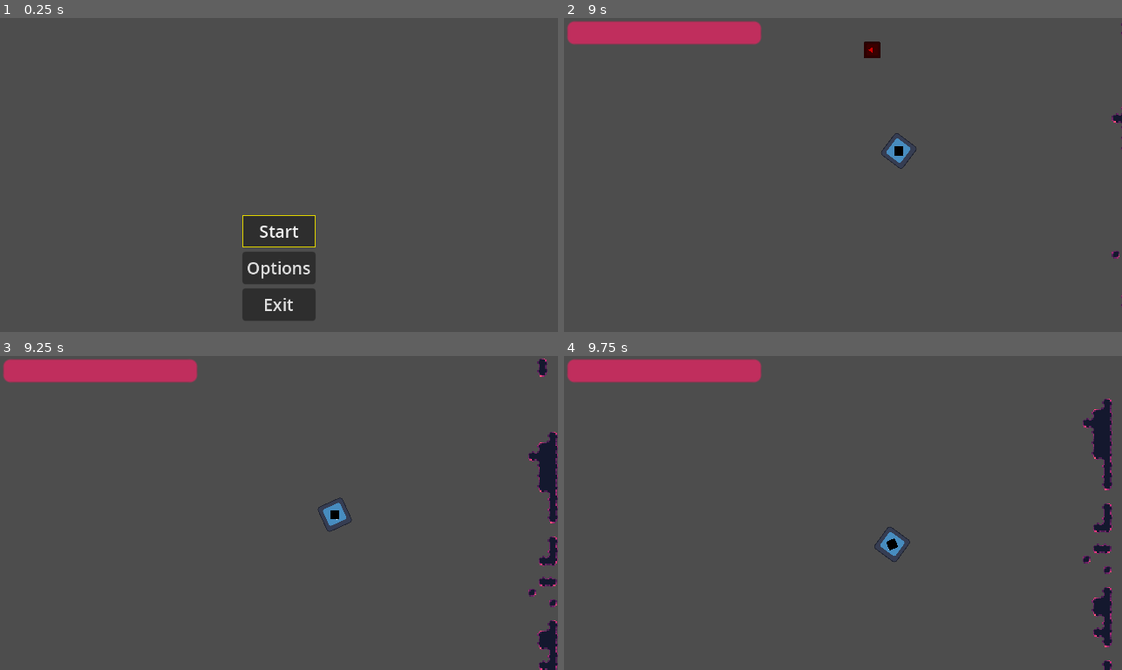
Above: before the commit, frames 1-4 (two rows, left to right).
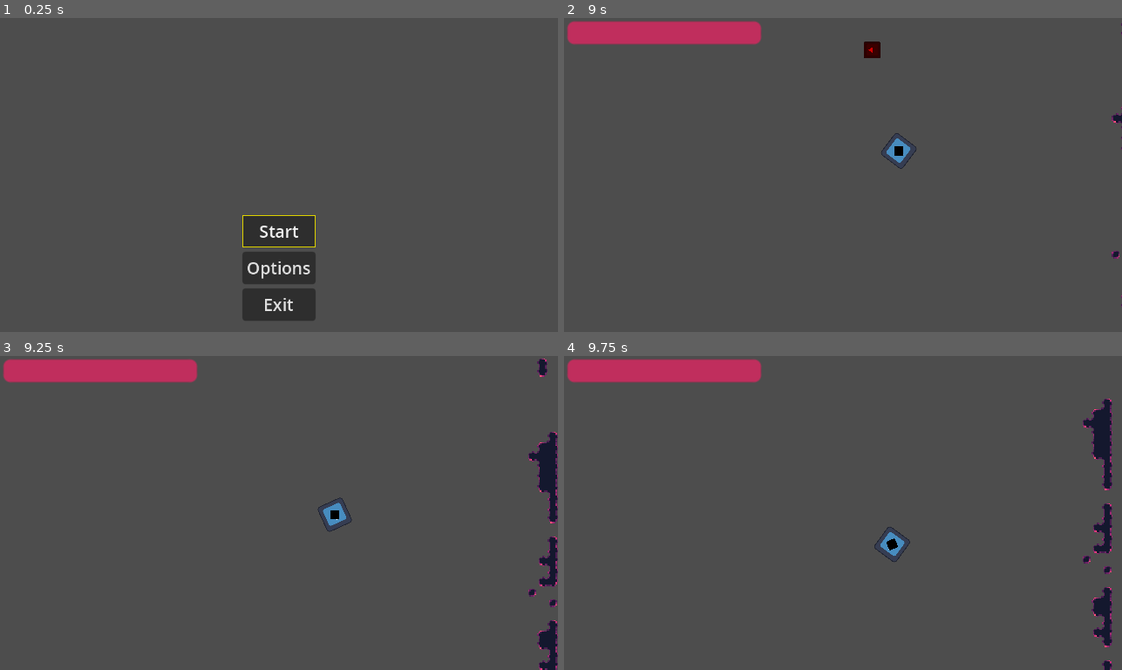
Above: after the commit, the same moments.

Repository: SylmarDev/Its-Spreading
Game: Godot game, scene res://Scenes/MainMenu.tscn
The game is run twice, just before and just after one commit, with the same random seed, the same clock (stepped at 60 frames per second) and the same inputs. The engine's default icon, where the game draws it, is replaced by a stand-in: a white triangle on a blue panel in a dark square.
Inputs (mouse positions are in pixels of both pictures, inside the frame that each line leads up to):
- Up to frame 1 (0.25 s): no input
- Up to frame 2 (9 s): click "Start" at 0.5 s; tap Enter at 1.25 s; move the mouse to (965, 159) at 1.27 s; press the mouse at (965, 159) at 1.28 s; hold D (right) 1.28-2.03 s; move the mouse to (731, 190) at 2.02 s; release the mouse at (731, 190) at 2.03 s; hold S (down) 2.03-2.78 s; click (731, 190) at 2.1 s; move the mouse to (898, 105) at 2.77 s; press the mouse at (898, 105) at 2.78 s; hold D (right) 2.78-3.53 s; move the mouse to (815, 237) at 3.52 s; release the mouse at (815, 237) at 3.53 s; hold W (up) 3.53-4.28 s; click (815, 237) at 3.6 s; move the mouse to (1010, 222) at 4.27 s; press the mouse at (1010, 222) at 4.28 s; hold A (left) 4.28-5.78 s; move the mouse to (675, 127) at 5.02 s; release the mouse at (675, 127) at 5.03 s; click (675, 127) at 5.1 s; tap Space at 5.75 s; move the mouse to (870, 175) at 5.77 s; press the mouse at (870, 175) at 5.78 s; hold S (down) 5.78-6.53 s; move the mouse to (759, 96) at 6.52 s; release the mouse at (759, 96) at 6.53 s; hold D (right) 6.53-7.28 s; click (759, 96) at 6.6 s; move the mouse to (965, 159) at 7.27 s; press the mouse at (965, 159) at 7.28 s; hold W (up) 7.28-8.03 s; move the mouse to (731, 190) at 8.02 s; release the mouse at (731, 190) at 8.03 s; hold D (right) 8.03-8.78 s; click (731, 190) at 8.1 s; move the mouse to (898, 105) at 8.77 s; press the mouse at (898, 105) at 8.78 s; hold S (down) from 8.78 s (still down)
- Up to frame 3 (9.25 s): keep holding S (down)
- Up to frame 4 (9.75 s): move the mouse to (815, 575) at 9.52 s; release S (down) at 9.53 s; release the mouse at (815, 575) at 9.53 s; hold A (left) from 9.53 s (still down); click (815, 575) at 9.6 s

Frames 1-2 are identical in both runs. In frame 3, 0.1% of the frame differs, in the area x 98-100%, y 63-74%; in frame 4, 0.1%.

Commit message:
Fixed a stupid little bug

Diff:
--- a/Scripts/RotMap.gd
+++ b/Scripts/RotMap.gd
@@ -53,7 +53,7 @@
 	var draw = []
 	for i in 10:
 		if len(tilesToRot) == 0:
-			return
+			break
 		draw.append(tilesToRot.pop_at(randi() % len(tilesToRot)))
 	rotMap.set_cells_terrain_connect(0, draw, 0, 0)
 
